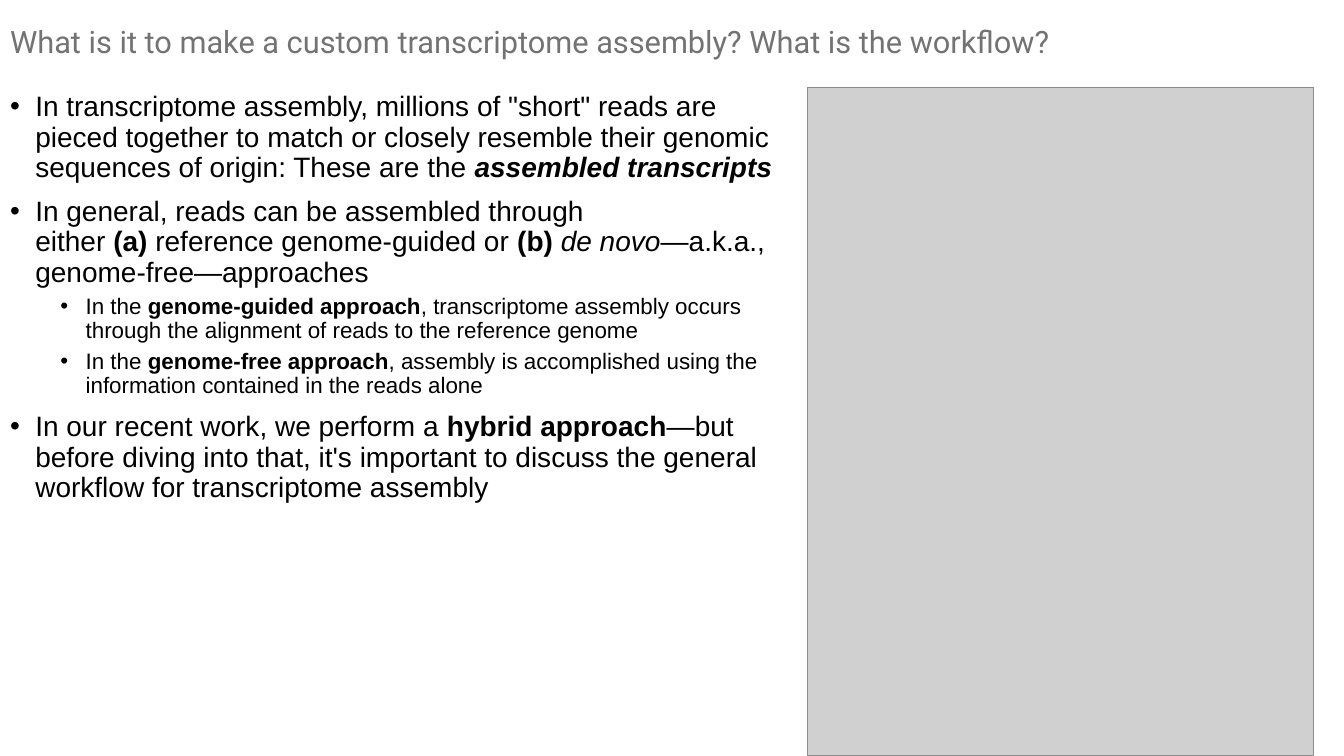
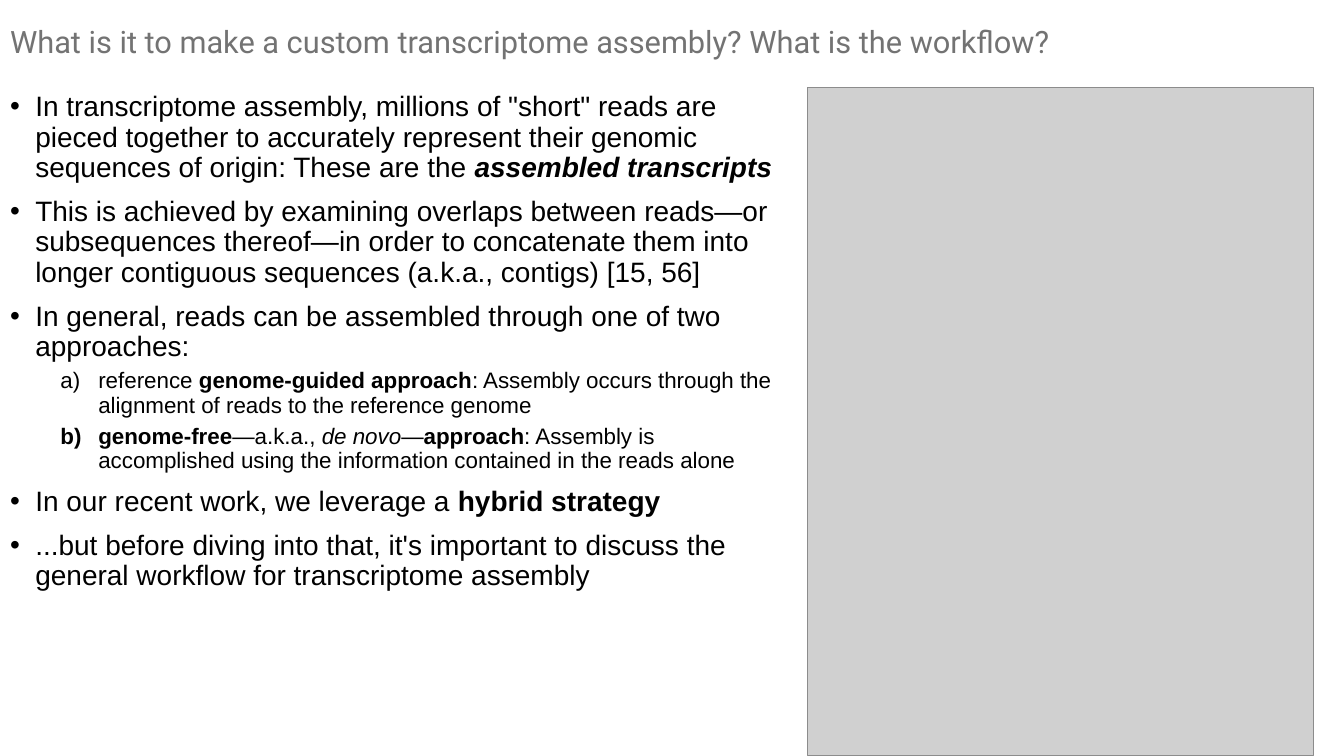
Before and after one commit to kalavattam/2023_Greenlaw-et-al, a slide deck: slide 4 of results/2022-1201/notebook/KA.2023-0111.presentation.pptx. Drawn at 1344x756 pixels with LibreOffice and Linux fonts; fonts in the diff are those of the drawing; grey boxes stand for pictures. Boxes give left, top, right and bottom in pixels: in the first picture for what was removed or moved away, otherwise in the second. Text is boxed around its words. In the diff, an @@ line names an element or a change of style, - is before the commit and + after.

```diff
--- a/results/2022-1201/notebook/KA.2023-0111.presentation.pptx
+++ b/results/2022-1201/notebook/KA.2023-0111.presentation.pptx
@@ text at (35,95,772,591): text changed @@
-• In transcriptome assembly, millions of "short" reads are pieced together to match or closely resemble their genomic sequences of origin: These are the assembled transcripts
-• In general, reads can be assembled through either (a) reference genome-guided or (b) de novo—a.k.a., genome-free—approaches
-  • In the genome-guided approach, transcriptome assembly occurs through the alignment of reads to the reference genome
-  • In the genome-free approach, assembly is accomplished using the information contained in the reads alone
-• In our recent work, we perform a hybrid approach—but before diving into that, it's important to discuss the general workflow for transcriptome assembly
+• In transcriptome assembly, millions of "short" reads are pieced together to accurately represent their genomic sequences of origin: These are the assembled transcripts
+• This is achieved by examining overlaps between reads—or subsequences thereof—in order to concatenate them into longer contiguous sequences (a.k.a., contigs) [15, 56]
+• In general, reads can be assembled through one of two approaches:
+  a) reference genome-guided approach: Assembly occurs through the alignment of reads to the reference genome
+  b) genome-free—a.k.a., de novo—approach: Assembly is accomplished using the information contained in the reads alone
+• In our recent work, we leverage a hybrid strategy
+• ...but before diving into that, it's important to discuss the general workflow for transcriptome assembly
```
Also in this commit, not shown: 2 other slides changed, 1 slide added, 7 other files.
